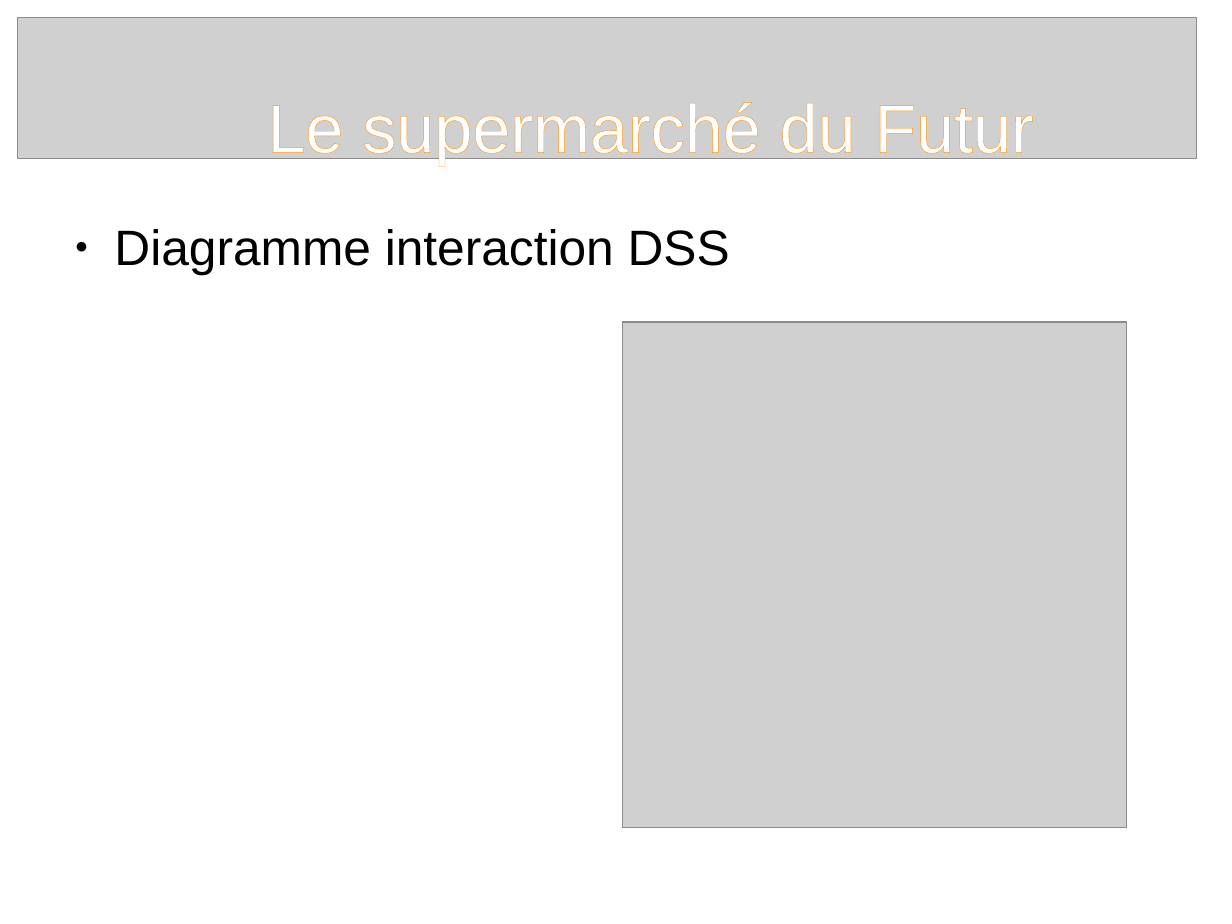
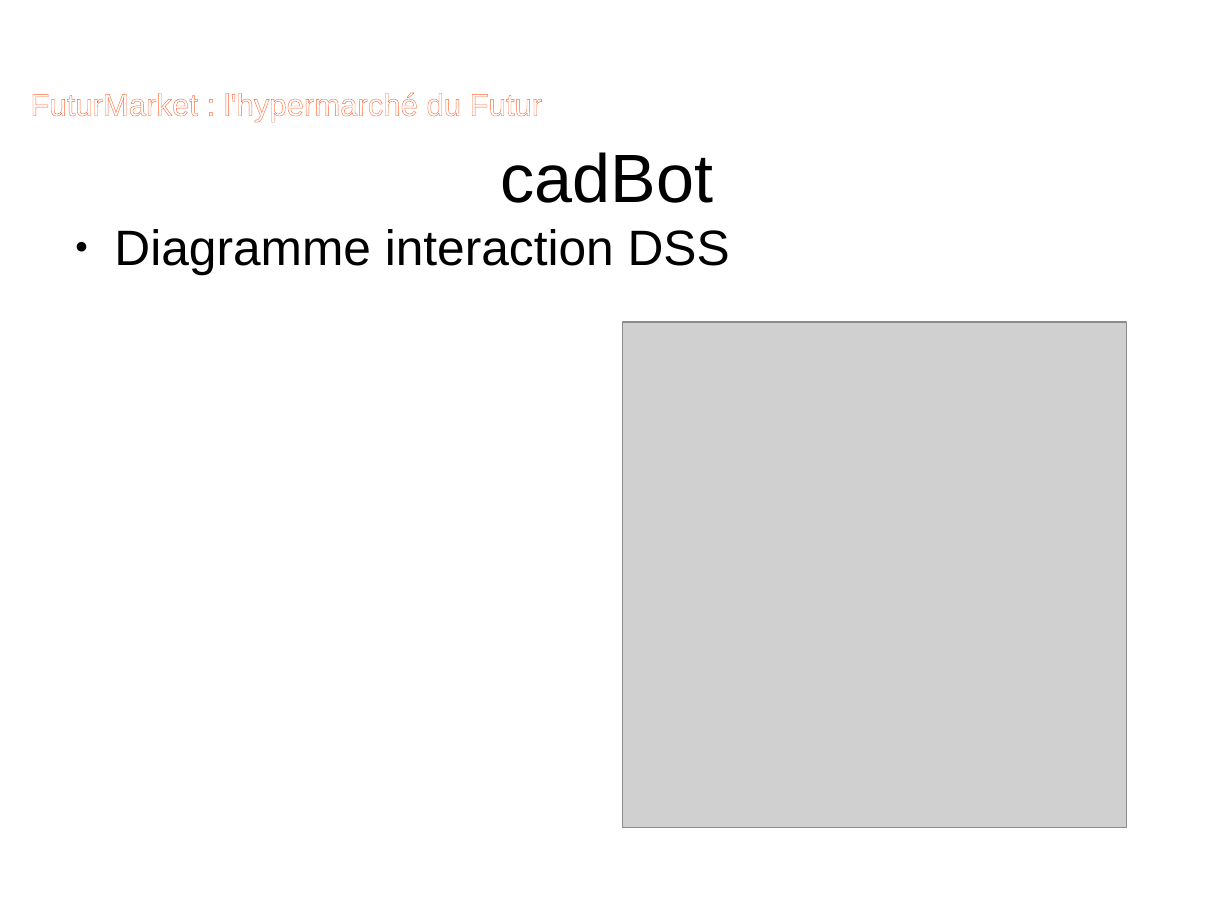
Before and after one commit to agerussi/supermarche, a slide deck: slide 18 of impress_FD.odp (slide 19 before the commit). Drawn at 1232x924 pixels with LibreOffice and Linux fonts; fonts in the diff are those of the drawing; grey boxes stand for pictures; background and template pictures are left out. Boxes give left, top, right and bottom in pixels: in the first picture for what was removed or moved away, otherwise in the second. Text is boxed around its words. In the diff, an @@ line names an element or a change of style, - is before the commit and + after.

```diff
--- a/impress_FD.odp
+++ b/impress_FD.odp
@@ picture removed at [18,18,1197,159] @@
@@ text added at [30,92,542,122], 20 pt, text #FFFFFF @@
+FuturMarket : l'hypermarché du Futur
@@ title removed at [267,102,1033,165] @@
-Le supermarché du Futur
@@ title removed at [582,115,650,153] @@
-zz
@@ title added at [501,152,713,203], 44 pt, text #000000 @@
+cadBot
```
Also in this commit, not shown: 18 other slides changed, 2 slides added, 2 slides removed.
